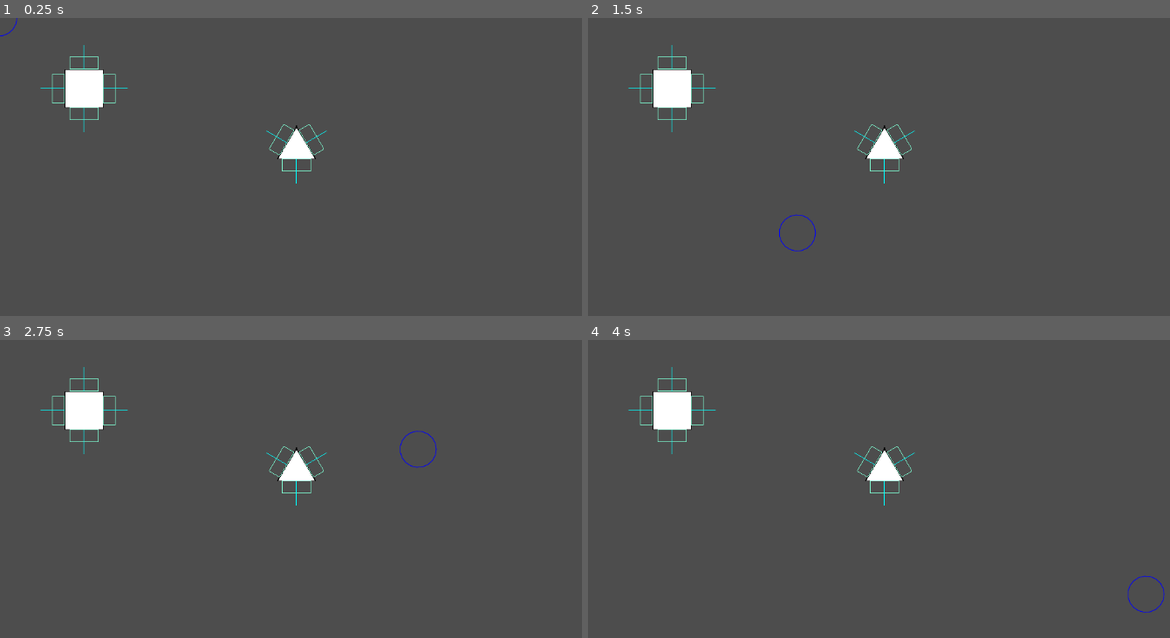
Above: before the commit, frames 1-4 (two rows, left to right).
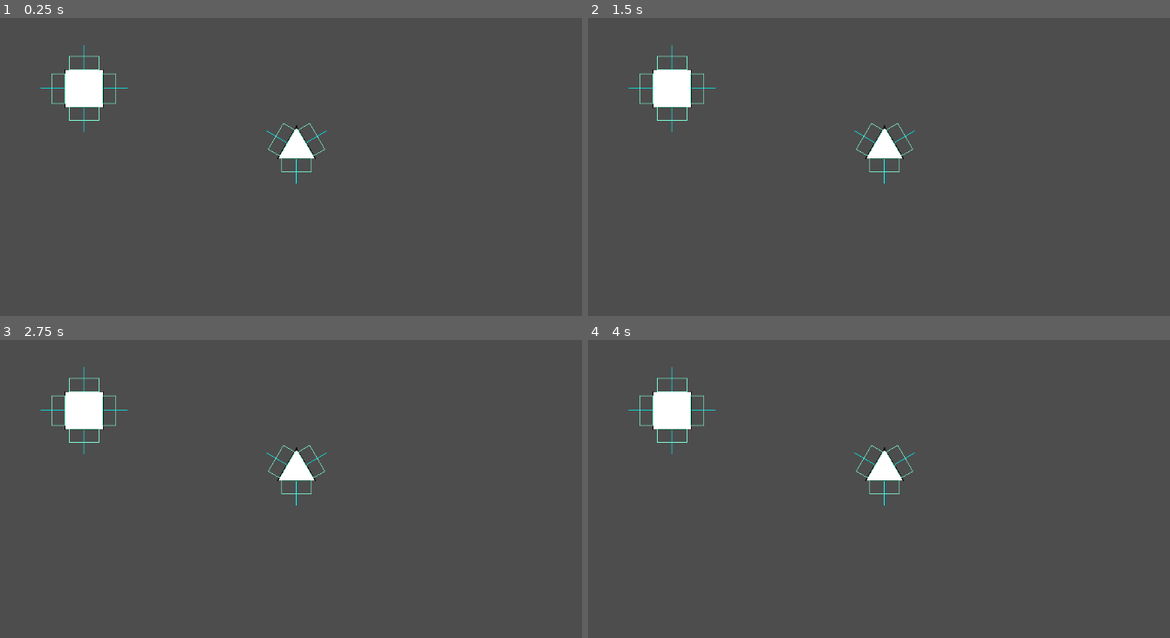
Above: after the commit, the same moments.

Repository: Laozey/StarBit
Game: Godot game, scene res://Scenes/Tests/brush_test_scene.tscn
The game is run twice, just before and just after one commit, with the same random seed, the same clock (stepped at 60 frames per second) and the same inputs. The project has no main scene, so this scene is started directly.
Inputs (mouse positions are in pixels of both pictures, inside the frame that each line leads up to):
- Up to frame 1 (0.25 s): no input
- Up to frame 2 (1.5 s): tap Enter at 0.5 s; move the mouse to (1088, 193) at 0.52 s; hold D (move_right) 0.53-1.28 s; tap Space at 1.25 s; move the mouse to (797, 232) at 1.27 s; hold S (move_down) from 1.28 s (still down)
- Up to frame 3 (2.75 s): tap Enter at 2 s; move the mouse to (419, 450) at 2.02 s; release S (move_down) at 2.03 s; hold D (move_right) from 2.03 s (still down)
- Up to frame 4 (4 s): tap Space at 2.75 s; move the mouse to (902, 614) at 2.77 s; release D (move_right) at 2.78 s; hold W (move_up) 2.78-3.53 s; tap Enter at 3.5 s; move the mouse to (1146, 593) at 3.52 s; hold A (move_left) from 3.53 s (still down)

The runs differ from the first frame. In frame 1, 0.5% of the frame differs, in the area x 0-56%, y 0-52%; in frame 2, 0.6%; in frame 3, 0.6%; in frame 4, 0.6%, in the area x 8-100%, y 12-92%.

Commit message:
Clean unnecessary collision debug draws

Diff:
--- a/Scripts/Brush.gd
+++ b/Scripts/Brush.gd
@@ -10,10 +10,6 @@
 			target_port.targeted = true
 
 var mouse_pos : Vector2
-
-func _draw():
-	var radius = $CollisionShape2D.shape.radius
-	draw_arc(Vector2.ZERO, radius, 0, TAU, 20, Color.BLUE, .5, true)
 
 func _input(event):
 	if event is InputEventMouseMotion:
--- a/Scripts/Spaceship/Port.gd
+++ b/Scripts/Spaceship/Port.gd
@@ -11,6 +11,8 @@
 func _draw():
 	var color = Color.DARK_ORANGE if targeted else Color.AQUAMARINE
 	var rect = $CollisionShape2D.shape.get_rect()
-	rect.position.y += rect.size.y/2.
+	rect.size += Vector2.ONE * 2
+	rect.position.y += rect.size.y/2 - 2.
+	rect.position.x -= 1.
 	draw_rect(rect, color, false)
 	draw_line(Vector2.ZERO, $CollisionShape2D.position*4., Color.AQUA)
